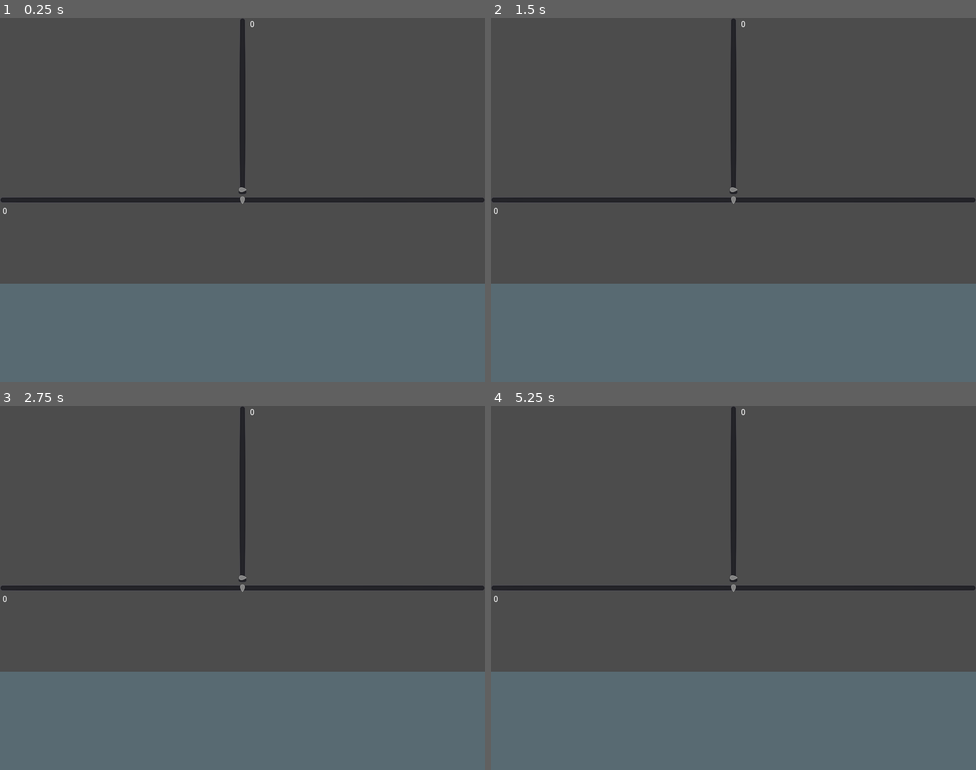
Above: before the commit, frames 1-4 (two rows, left to right).
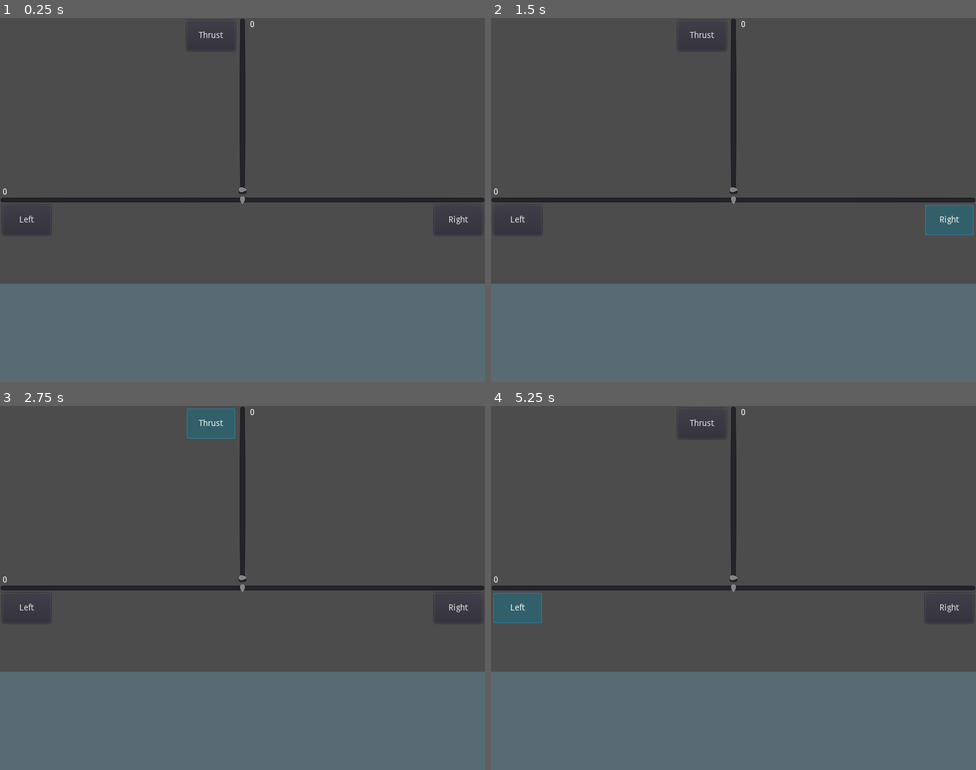
Above: after the commit, the same moments.

Repository: paulmasri/godot-experiments
Game: Godot game, scene res://HUD.tscn
Two runs of this game, one before a commit and one after it. Both use one fixed random seed, a clock stepped at 60 frames per second and the inputs below. The project has no main scene, so this scene is started directly.
Inputs (mouse positions are in pixels of both pictures, inside the frame that each line leads up to):
- Up to frame 1 (0.25 s): no input
- Up to frame 2 (1.5 s): click (520, 221) at 0.5 s, where only the run after the commit has a clickable "Left"; click (946, 221) at 1.25 s, where only the run after the commit has a clickable "Right"
- Up to frame 3 (2.75 s): click (213, 424) at 2 s, where only the run after the commit has a clickable "Thrust"
- Up to frame 4 (5.25 s): click (520, 609) at 2.75 s, where only the run after the commit has a clickable "Left"; click (946, 609) at 3.5 s, where only the run after the commit has a clickable "Right"; click (704, 424) at 4.25 s, where only the run after the commit has a clickable "Thrust"; click (520, 609) at 5 s, where only the run after the commit has a clickable "Left"

The runs differ from the first frame. In frame 1, 0.2% of the frame differs, in the area x 0-99%, y 3-60%; in frame 2, 0.9%; in frame 3, 0.9%; in frame 4, 0.9%.

Commit message:
HUD: + buttons for rotate & thrust

Diff:
--- a/controls-for-rotate-and-thrust/HUD.tscn
+++ b/controls-for-rotate-and-thrust/HUD.tscn
@@ -1,6 +1,24 @@
-[gd_scene load_steps=2 format=2]
+[gd_scene load_steps=8 format=2]
 
 [ext_resource path="res://HUD.gd" type="Script" id=1]
+
+[sub_resource type="StyleBoxFlat" id=1]
+bg_color = Color( 0.196078, 0.380392, 0.423529, 1 )
+
+[sub_resource type="StyleBoxFlat" id=2]
+bg_color = Color( 0, 0.811765, 1, 1 )
+
+[sub_resource type="StyleBoxFlat" id=3]
+bg_color = Color( 0.196078, 0.380392, 0.423529, 1 )
+
+[sub_resource type="StyleBoxFlat" id=4]
+bg_color = Color( 0, 0.811765, 1, 1 )
+
+[sub_resource type="StyleBoxFlat" id=5]
+bg_color = Color( 0.196078, 0.380392, 0.423529, 1 )
+
+[sub_resource type="StyleBoxFlat" id=6]
+bg_color = Color( 0, 0.811765, 1, 1 )
 
 [node name="HUD" type="CanvasLayer"]
 script = ExtResource( 1 )
@@ -22,13 +40,30 @@
 max_value = 20.0
 
 [node name="Rotate label" type="Label" parent="Rotate slider"]
-anchor_top = 1.0
-anchor_bottom = 1.0
 margin_left = 4.0
-margin_top = 4.0
-margin_right = 39.0
-margin_bottom = 18.0
+margin_top = -12.0
 text = "0"
+
+[node name="Rotate left button" type="Button" parent="Rotate slider"]
+margin_left = 4.0
+margin_top = 16.0
+margin_right = 84.0
+margin_bottom = 66.0
+custom_styles/hover = SubResource( 1 )
+custom_styles/pressed = SubResource( 2 )
+text = "Left"
+
+[node name="Rotate right button" type="Button" parent="Rotate slider"]
+anchor_left = 1.0
+anchor_right = 1.0
+margin_left = -84.0
+margin_top = 16.0
+margin_right = -4.0
+margin_bottom = 66.0
+grow_horizontal = 0
+custom_styles/hover = SubResource( 3 )
+custom_styles/pressed = SubResource( 4 )
+text = "Right"
 
 [node name="Thrust slider" type="VSlider" parent="."]
 anchor_left = 0.5
@@ -45,5 +80,14 @@
 margin_left = 4.0
 margin_top = 4.0
 text = "0"
+
+[node name="Thrust button" type="Button" parent="Thrust slider"]
+margin_left = -84.0
+margin_top = 4.0
+margin_right = -4.0
+margin_bottom = 54.0
+custom_styles/hover = SubResource( 5 )
+custom_styles/pressed = SubResource( 6 )
+text = "Thrust"
 [connection signal="value_changed" from="Rotate slider" to="." method="_on_Rotate_slider_value_changed"]
 [connection signal="value_changed" from="Thrust slider" to="." method="_on_Thrust_slider_value_changed"]
